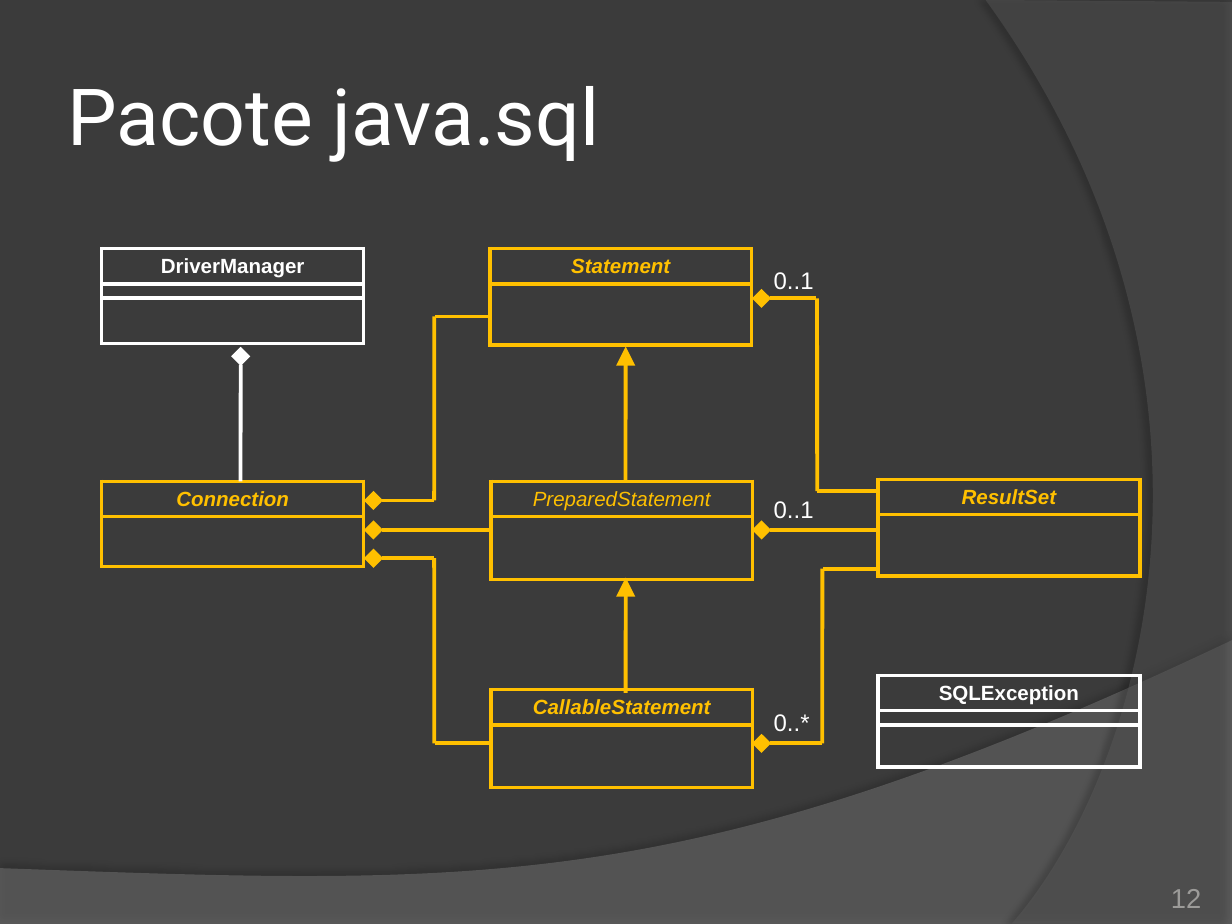
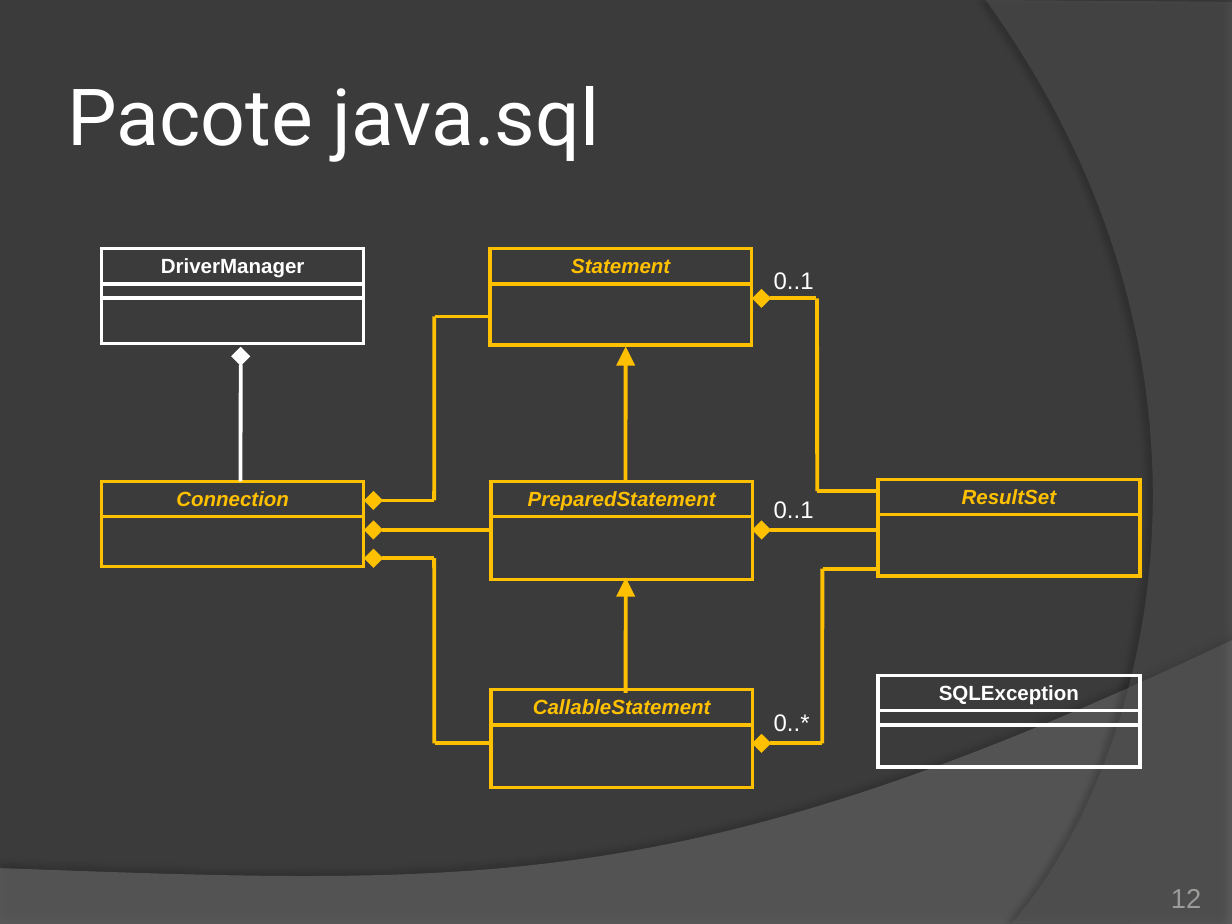
Before and after one commit to duchesqui/slzvieira-training, a slide deck: slide 12 of 2-Java-Programmer-Modulo-II/19.Capitulo11.pptx. Drawn at 1232x924 pixels with LibreOffice and Linux fonts; fonts in the diff are those of the drawing. Boxes give left, top, right and bottom in pixels: in the first picture for what was removed or moved away, otherwise in the second. Text is boxed around its words. In the diff, an @@ line names an element or a change of style, - is before the commit and + after.

```diff
--- a/2-Java-Programmer-Modulo-II/19.Capitulo11.pptx
+++ b/2-Java-Programmer-Modulo-II/19.Capitulo11.pptx
@@ table at <box>490,482,753,582</box> @@
@@ bold on @@
```
Also in this commit, not shown: 11 other slides changed, 20 slides added, 2 slides removed, 2 other files.
